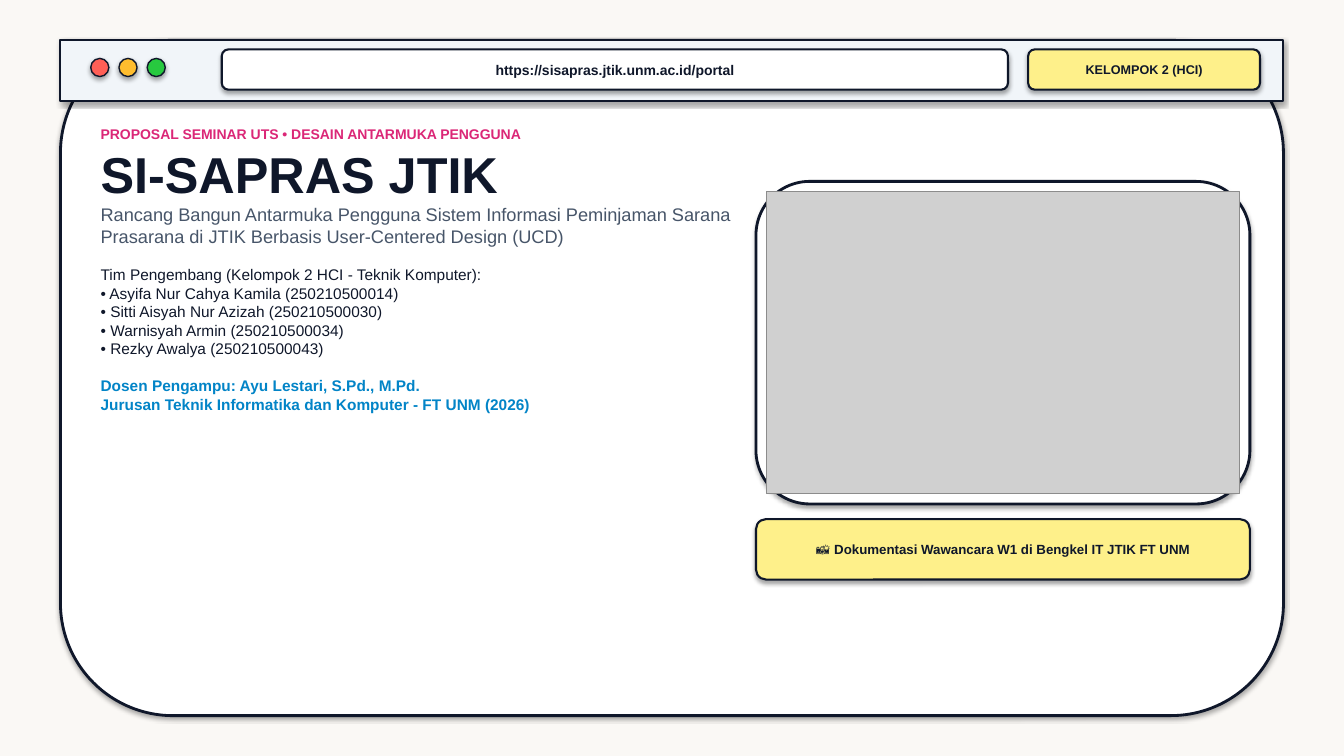
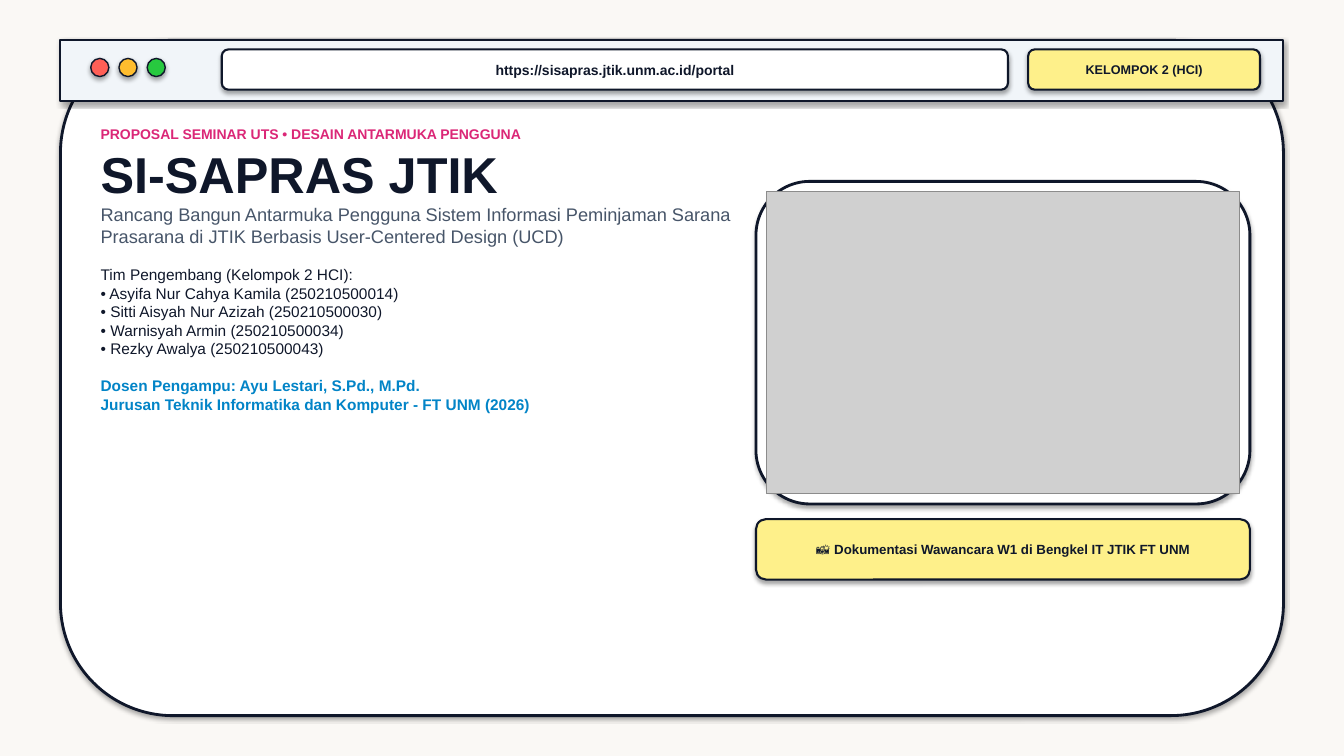
Before and after one commit to warnisaocha-rgb/si-sapras-jtik, a slide deck: slide 1 of Presentasi_UTS_SI-SAPRAS_JTIK_FotoWawancara.pptx. Drawn at 1344x756 pixels with LibreOffice and Linux fonts; fonts in the diff are those of the drawing; grey boxes stand for pictures. Boxes give left, top, right and bottom in pixels: in the first picture for what was removed or moved away, otherwise in the second. Text is boxed around its words. In the diff, an @@ line names an element or a change of style, - is before the commit and + after.

```diff
--- a/Presentasi_UTS_SI-SAPRAS_JTIK_FotoWawancara.pptx
+++ b/Presentasi_UTS_SI-SAPRAS_JTIK_FotoWawancara.pptx
@@ text at [101, 269, 398, 358]: text changed @@
-Tim Pengembang (Kelompok 2 HCI - Teknik Komputer):
-• Asyifa Nur Cahya Kamila (250210500014)
-• Sitti Aisyah Nur Azizah (250210500030)
-• Warnisyah Armin (250210500034)
-• Rezky Awalya (250210500043)
+Tim Pengembang (Kelompok 2 HCI):
+• Asyifa Nur Cahya Kamila (250210500014)
+• Sitti Aisyah Nur Azizah (250210500030)
+• Warnisyah Armin (250210500034)
+• Rezky Awalya (250210500043)
```
Also in this commit, not shown: 2 other slides changed.
